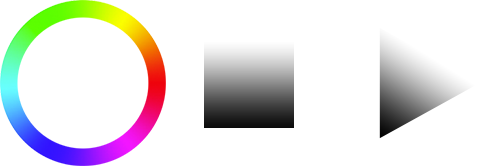
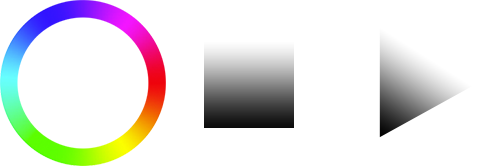
Layered file, before and after one edit (w=498, h=166). Changes by layer:
painted on "Layer 2" over <box>379,29,473,139</box>
painted on "Layer 3" over <box>379,29,473,138</box>
painted on "Layer 6" over <box>0,0,166,166</box>
